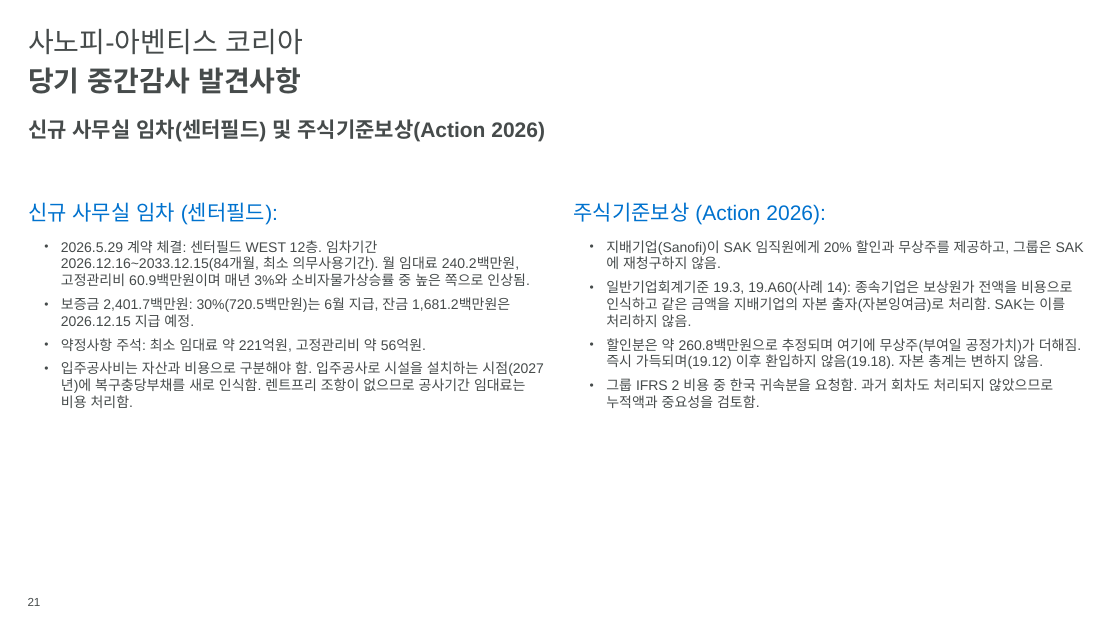
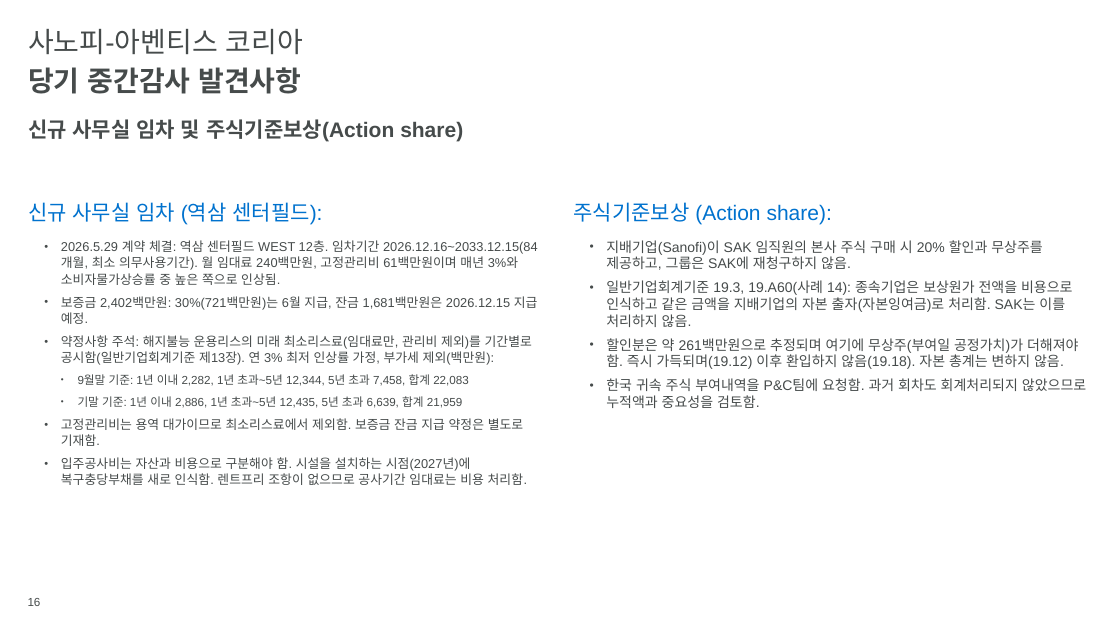
Before and after one commit to hansesle-maker/code, a slide deck: slide 16 of deliverables/SAK_FY2026_Interim_Closing_KO.pptx (slide 21 before the commit). Drawn at 1120x630 pixels with LibreOffice and Linux fonts; fonts in the diff are those of the drawing; background and template pictures are left out. Boxes give left, top, right and bottom in pixels: in the first picture for what was removed or moved away, otherwise in the second. Text is boxed around its words. In the diff, an @@ line names an element or a change of style, - is before the commit and + after.

```diff
--- a/deliverables/SAK_FY2026_Interim_Closing_KO.pptx
+++ b/deliverables/SAK_FY2026_Interim_Closing_KO.pptx
@@ text at (x1=28, y1=119, x2=463, y2=142): text changed @@
-신규 사무실 임차(센터필드) 및 주식기준보상(Action 2026)
+신규 사무실 임차 및 주식기준보상(Action share)
@@ text at (x1=28, y1=202, x2=322, y2=225): text changed @@
-신규 사무실 임차 (센터필드):
+신규 사무실 임차 (역삼 센터필드):
@@ text at (x1=574, y1=202, x2=832, y2=225): text changed @@
-주식기준보상 (Action 2026):
+주식기준보상 (Action share):
@@ text at (x1=61, y1=240, x2=538, y2=485): text changed; size 12 to 11 pt @@
-  • 2026.5.29 계약 체결: 센터필드 WEST 12층. 임차기간 2026.12.16~2033.12.15(84개월, 최소 의무사용기간). 월 임대료 240.2백만원, 고정관리비 60.9백만원이며 매년 3%와 소비자물가상승률 중 높은 쪽으로 인상됨.
-  • 보증금 2,401.7백만원: 30%(720.5백만원)는 6월 지급, 잔금 1,681.2백만원은 2026.12.15 지급 예정.
-  • 약정사항 주석: 최소 임대료 약 221억원, 고정관리비 약 56억원.
-  • 입주공사비는 자산과 비용으로 구분해야 함. 입주공사로 시설을 설치하는 시점(2027년)에 복구충당부채를 새로 인식함. 렌트프리 조항이 없으므로 공사기간 임대료는 비용 처리함.
+  • 2026.5.29 계약 체결: 역삼 센터필드 WEST 12층. 임차기간 2026.12.16~2033.12.15(84개월, 최소 의무사용기간). 월 임대료 240백만원, 고정관리비 61백만원이며 매년 3%와 소비자물가상승률 중 높은 쪽으로 인상됨.
+  • 보증금 2,402백만원: 30%(721백만원)는 6월 지급, 잔금 1,681백만원은 2026.12.15 지급 예정.
+  • 약정사항 주석: 해지불능 운용리스의 미래 최소리스료(임대료만, 관리비 제외)를 기간별로 공시함(일반기업회계기준 제13장). 연 3% 최저 인상률 가정, 부가세 제외(백만원):
+    • 9월말 기준: 1년 이내 2,282, 1년 초과~5년 12,344, 5년 초과 7,458, 합계 22,083
+    • 기말 기준: 1년 이내 2,886, 1년 초과~5년 12,435, 5년 초과 6,639, 합계 21,959
+  • 고정관리비는 용역 대가이므로 최소리스료에서 제외함. 보증금 잔금 지급 약정은 별도로 기재함.
+  • 입주공사비는 자산과 비용으로 구분해야 함. 시설을 설치하는 시점(2027년)에 복구충당부채를 새로 인식함. 렌트프리 조항이 없으므로 공사기간 임대료는 비용 처리함.
@@ text at (x1=606, y1=240, x2=1042, y2=270): text changed @@
-  • 지배기업(Sanofi)이 SAK 임직원에게 20% 할인과 무상주를 제공하고, 그룹은 SAK에 재청구하지 않음.
+  • 지배기업(Sanofi)이 SAK 임직원의 본사 주식 구매 시 20% 할인과 무상주를 제공하고, 그룹은 SAK에 재청구하지 않음.
@@ text at (x1=606, y1=338, x2=1087, y2=408): text changed @@
-  • 할인분은 약 260.8백만원으로 추정되며 여기에 무상주(부여일 공정가치)가 더해짐. 즉시 가득되며(19.12) 이후 환입하지 않음(19.18). 자본 총계는 변하지 않음.
-  • 그룹 IFRS 2 비용 중 한국 귀속분을 요청함. 과거 회차도 처리되지 않았으므로 누적액과 중요성을 검토함.
+  • 할인분은 약 261백만원으로 추정되며 여기에 무상주(부여일 공정가치)가 더해져야 함. 즉시 가득되며(19.12) 이후 환입하지 않음(19.18). 자본 총계는 변하지 않음.
+  • 한국 귀속 주식 부여내역을 P&C팀에 요청함. 과거 회차도 회계처리되지 않았으므로 누적액과 중요성을 검토함.
@@ page number at (x1=28, y1=598, x2=41, y2=606): text changed @@
-21
+16
```
Also in this commit, not shown: 12 other slides changed, 8 slides removed.
